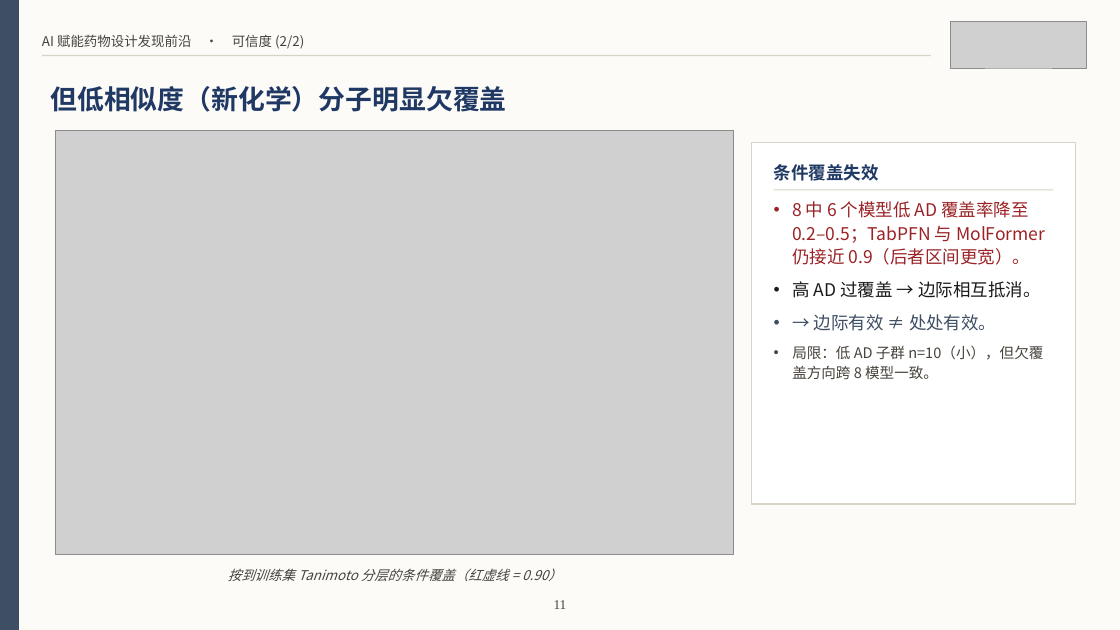
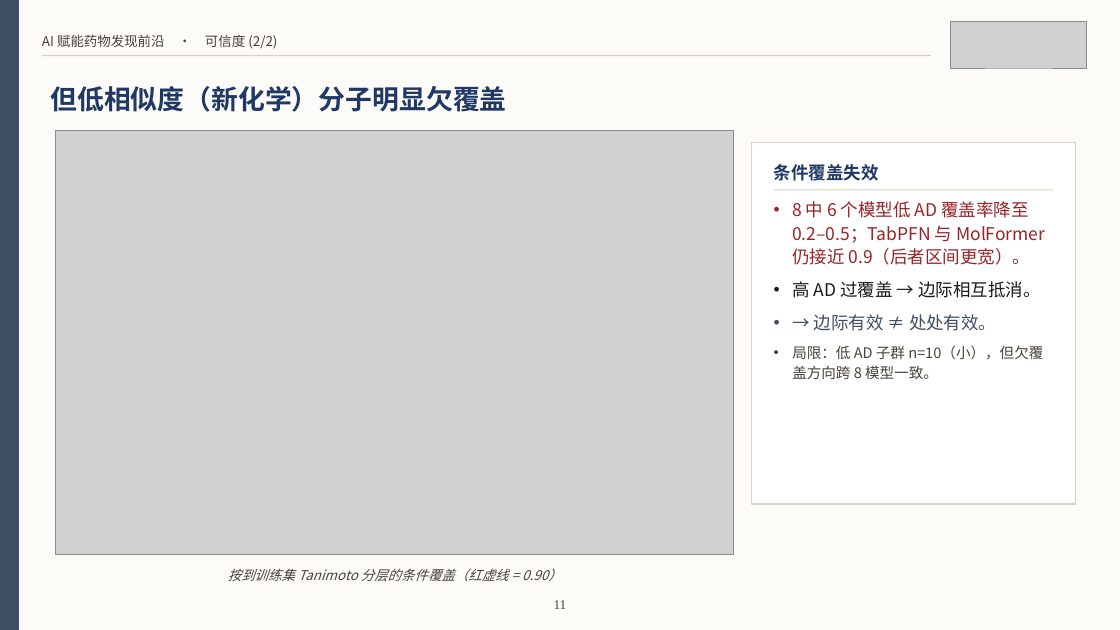
Before and after one commit to Smugpigeon/molecular-conformal-benchmark, a slide deck: slide 12 of report/课程汇报_BACE.pptx. Drawn at 1120x630 pixels with LibreOffice and Linux fonts; fonts in the diff are those of the drawing; grey boxes stand for pictures. Boxes give left, top, right and bottom in pixels: in the first picture for what was removed or moved away, otherwise in the second. Text is boxed around its words. In the diff, an @@ line names an element or a change of style, - is before the commit and + after.

```diff
--- a/report/课程汇报_BACE.pptx
+++ b/report/课程汇报_BACE.pptx
@@ text at [42, 34, 277, 49]: text changed @@
-AI 赋能药物设计发现前沿 · 可信度 (2/2)
+AI 赋能药物发现前沿 · 可信度 (2/2)
```
Also in this commit, not shown: 26 other slides changed, 5 other files.
